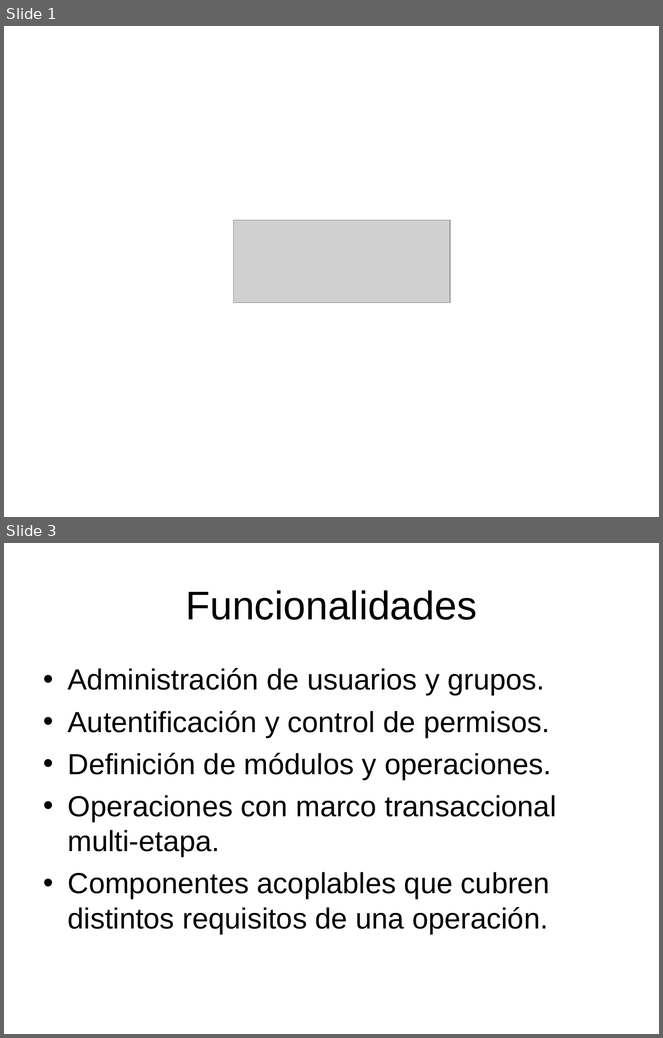
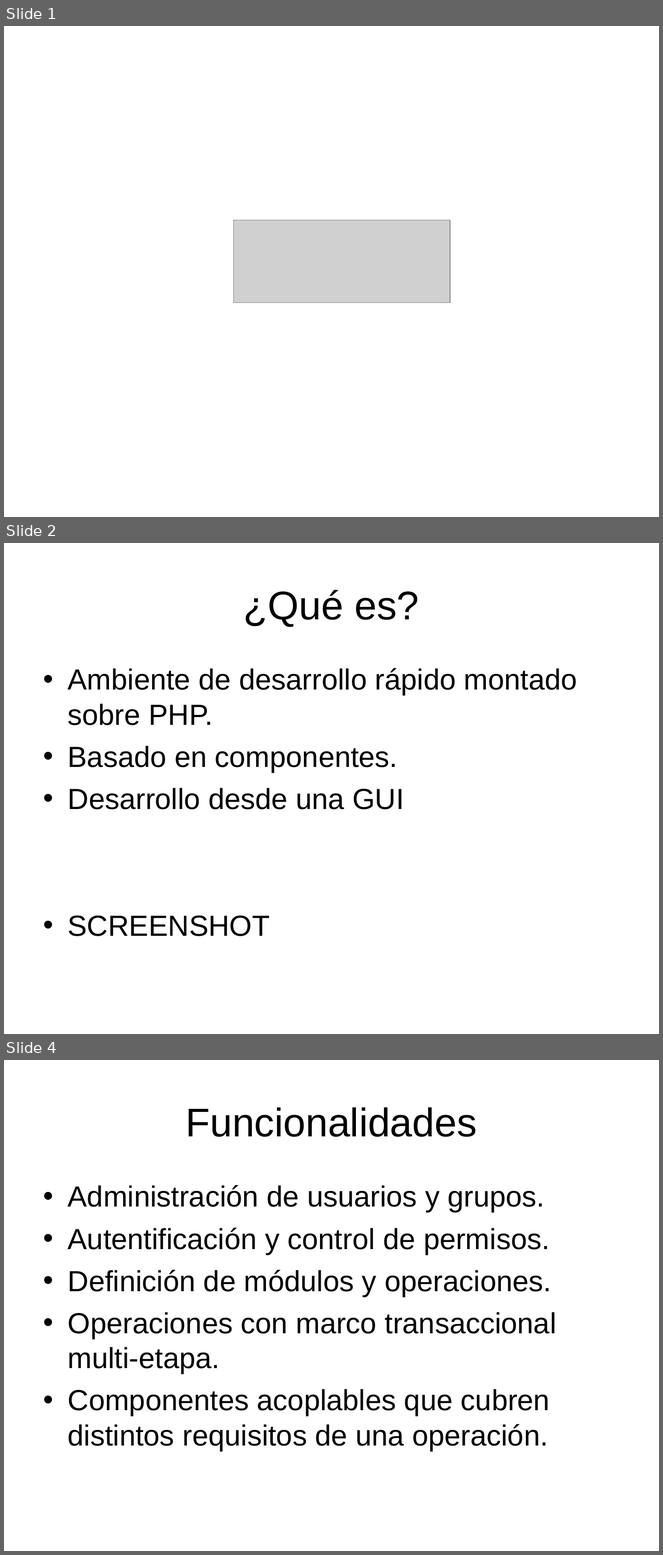
Before and after one commit to SIU-Toba/framework, a slide deck: doc/presentacion/Jornadas JAIIO.ppt. Shown one above the other, each under a label of ours: slides 1 and 3 before the commit, slides 1, 2 and 4 after it; the slides between them are not shown. The pictures are 663x1038 and 663x1555 pixels, drawn with LibreOffice and Linux fonts; fonts in the diff are those of the drawing; grey boxes stand for pictures. Boxes give left, top, right and bottom in pixels: in the first picture for what was removed or moved away, otherwise in the second. Text is boxed around its words. In the diff, an @@ line names an element or a change of style, - is before the commit and + after.

```diff
--- a/doc/presentacion/Jornadas JAIIO.ppt
+++ b/doc/presentacion/Jornadas JAIIO.ppt
@@ slide 2 added at [4,543,659,1034], background #FFFFFF @@
@@ title added at [244,590,419,627], 44 pt, text #000000 @@
+¿Qué es?
@@ text added at [68,668,578,937], 32 pt, text #000000 @@
+• Ambiente de desarrollo rápido montado sobre PHP.
+• Basado en componentes.
+• Desarrollo desde una GUI
+• SCREENSHOT
@@ what was slide 3 is now slide 4 @@
```
Also in this commit, not shown: 2 slides changed, 1 other slide added, 1 slide removed.
